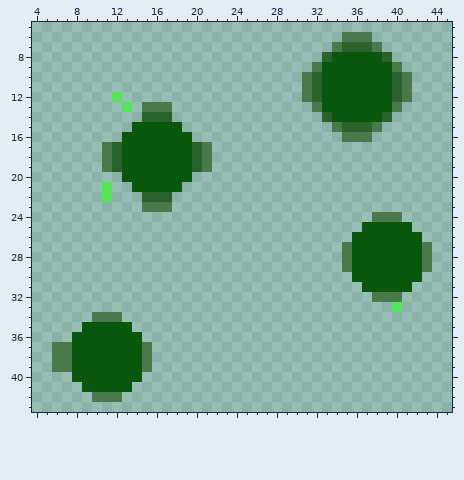
Pixel-art sprite, stored at images/case0.png. The picture above is the old version.
The file is 50x50 pixels. Pixels under 10% opacity are left out. Colours within 5 levels of each other are drawn and written as one. Shown: x 4..45, y 5..43. The old version is drawn lined up with the new one.
New version:
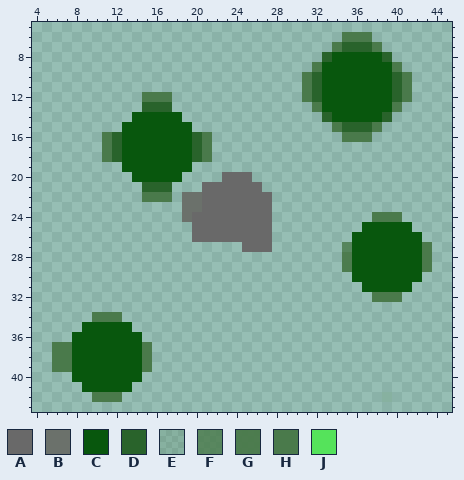
Palette (. is transparent): A #696969  B #6b716b  C #08570d  D #29632b  E #4a7a4b31  F #4a7a4bce  G #4a7a4bf6  H #4a7a4b  J #55e35b
Diff:
drawings rearranged on the sheet (the old picture shows each at its new place; 41 dropped ones are not shown)
@@ x 9..37 @@
 11 ......................HDCCCCC
-12 ...J..................HDCCCCC
-13 ....J.HHH..............HCCCCC
-14 ......DDD...............DCCCC
-15 .....CCCCC...............HDDD
-16 ....CCCCCCC...............HHH
+12 ......HHH.............HDCCCCC
+13 ......DDD..............HCCCCC
+14 .....CCCCC..............DCCCC
+15 ....CCCCCCC..............HDDD
+16 ..HDCCCCCCCDH.............HHH
 17 ..HDCCCCCCCDH................
 18 ..HDCCCCCCCDH................
-19 ..HDCCCCCCCDH................
-20 ....CCCCCCC..................
-21 ..J..CCCCC...................
-22 ..J...DDD....................
-23 ......HHH....................
-24 .............................
-25 ............................C
-26 ...........................CC
-27 ..........................HCC
-28 ..........................HCC
-29 ..........................HCC
+19 ....CCCCCCC..................
+20 .....CCCCC....AAA............
+21 ......DDD...AAAAAA...........
+22 ......HHH.BBAAAAAAA..........
+23 ..........BBAAAAAAA..........
+24 ..........BAAAAAAAA..........
+25 ...........AAAAAAAA.........C
+26 ...........AAAAAAAA........CC
+27 ................AAA.......FCC
+28 ..........................GCC
+29 ..........................GCC
 30 ...........................CC
@@ x 38..42 @@
 32 HHH..
-33 ..J..
+33 .....
 34 .....
@@ x 37..41 @@
 41 .....
-42 .....
+42 ..E..
 43 .....
Changed places in both pictures, as pixel boxes (x1, y1, x2, y2):
changed: (102, 92, 272, 252)
changed: (342, 242, 352, 272)
erased: (392, 302, 402, 312)
added: (382, 392, 392, 402)
